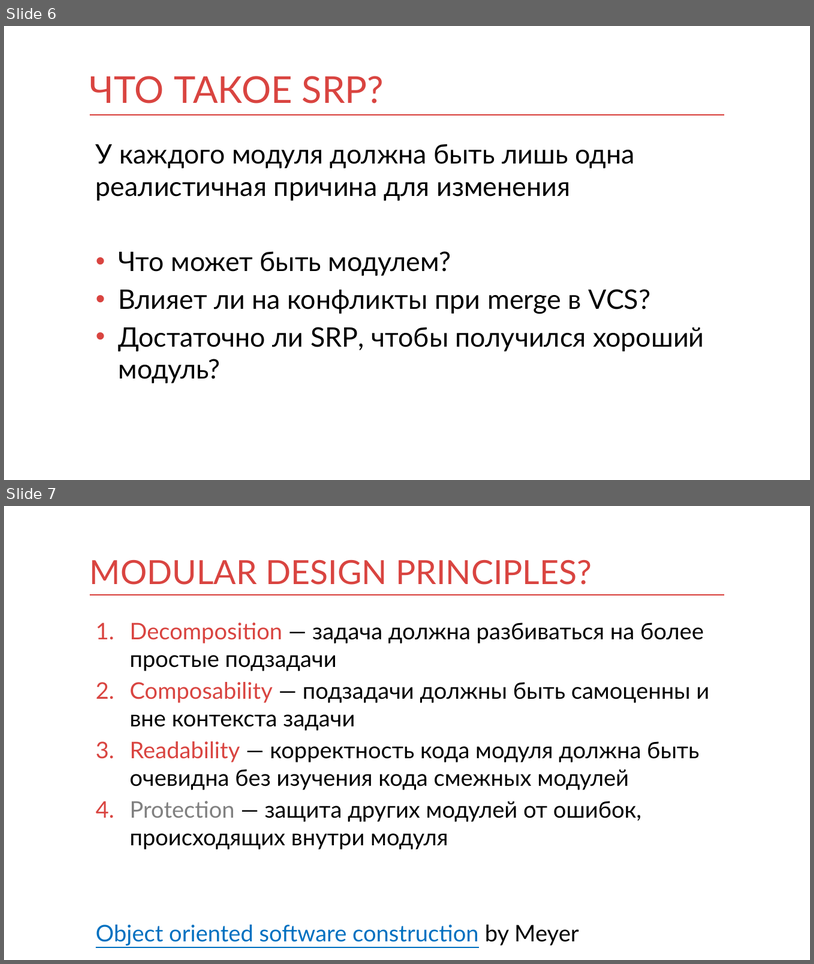
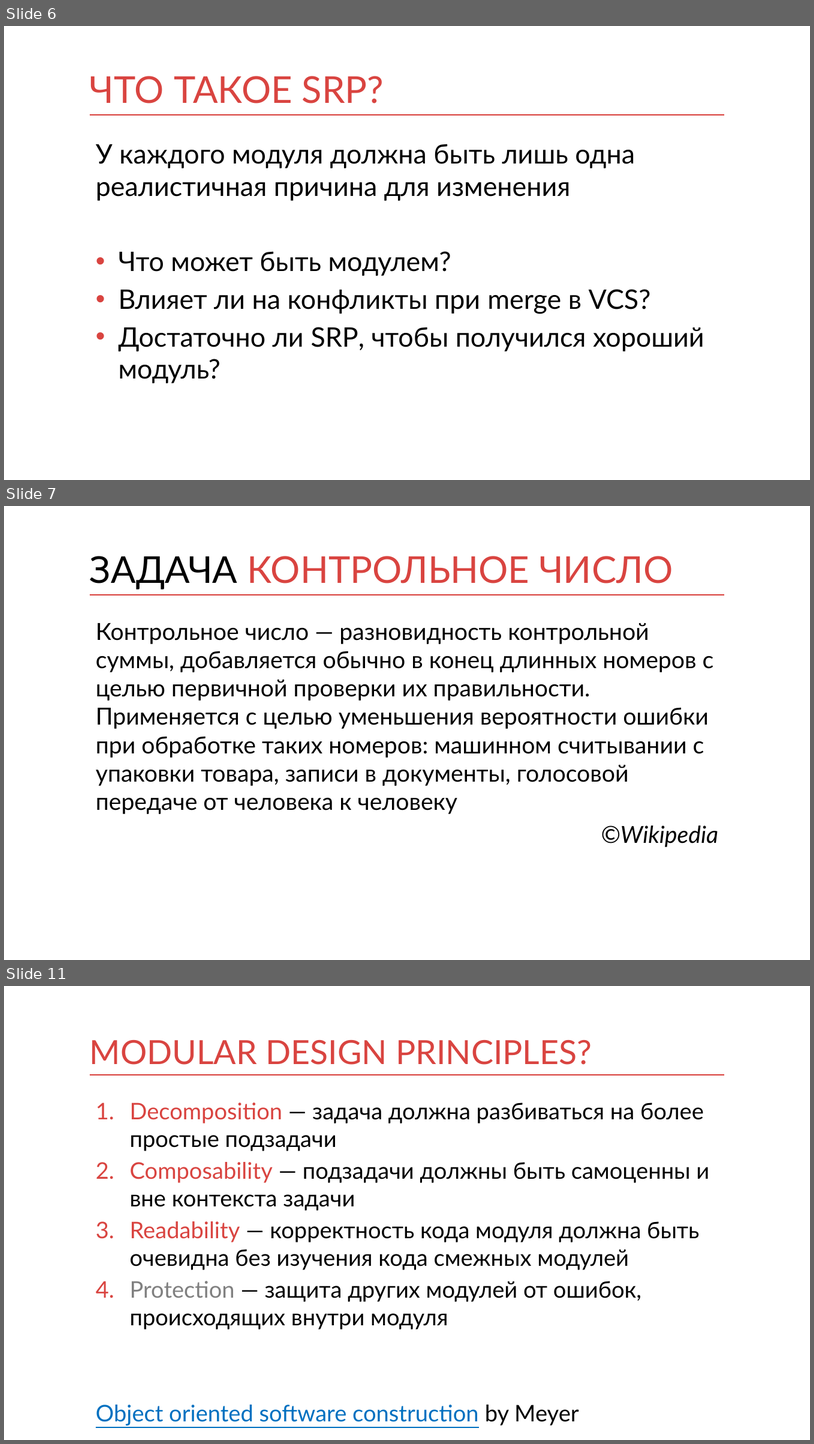
Before and after one commit to kontur-courses/clean-code, a slide deck: clean-code.pptx. Shown one above the other, each under a label of ours: slides 6 and 7 before the commit, slides 6, 7 and 11 after it; the slides between them are not shown. The pictures are 814x964 and 814x1444 pixels, drawn with LibreOffice and Linux fonts; fonts in the diff are those of the drawing. Boxes give left, top, right and bottom in pixels: in the first picture for what was removed or moved away, otherwise in the second. Text is boxed around its words. In the diff, an @@ line names an element or a change of style, - is before the commit and + after.

```diff
--- a/clean-code.pptx
+++ b/clean-code.pptx
@@ slide 7 added at <box>4,506,810,960</box>, background #FFFFFF; not listed: 1 template element that a slide beside it also shows @@
@@ title added at <box>90,556,673,589</box>, 44 pt, text #D94440 @@
+ЗАДАЧА КОНТРОЛЬНОЕ ЧИСЛО
@@ text added at <box>96,623,719,847</box>, 28 pt, text #000000 @@
+Контрольное число — разновидность контрольной суммы, добавляется обычно в конец длинных номеров с целью первичной проверки их правильности. Применяется с целью уменьшения вероятности ошибки при обработке таких номеров: машинном считывании с упаковки товара, записи в документы, голосовой передаче от человека к человеку
+©Wikipedia
@@ what was slide 7 is now slide 11 @@
```
Also in this commit, not shown: 1 slide changed, 3 other slides added.
